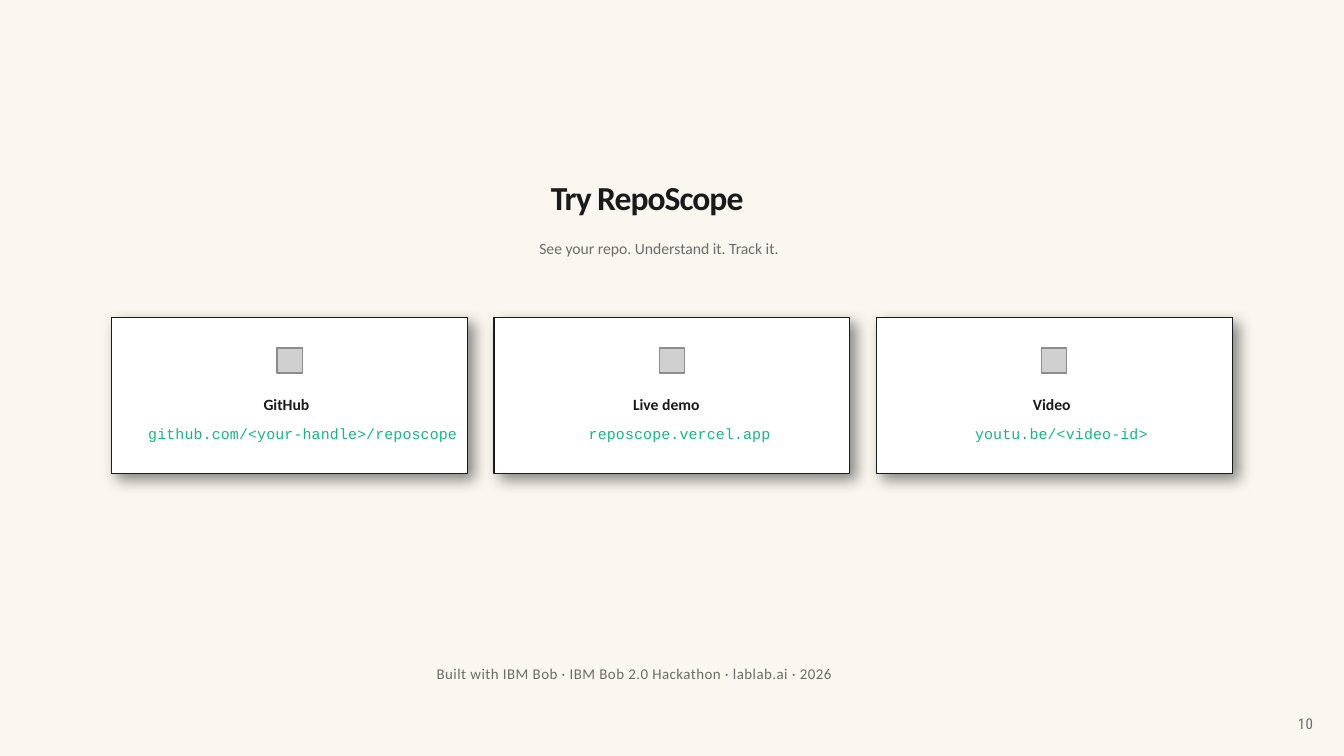
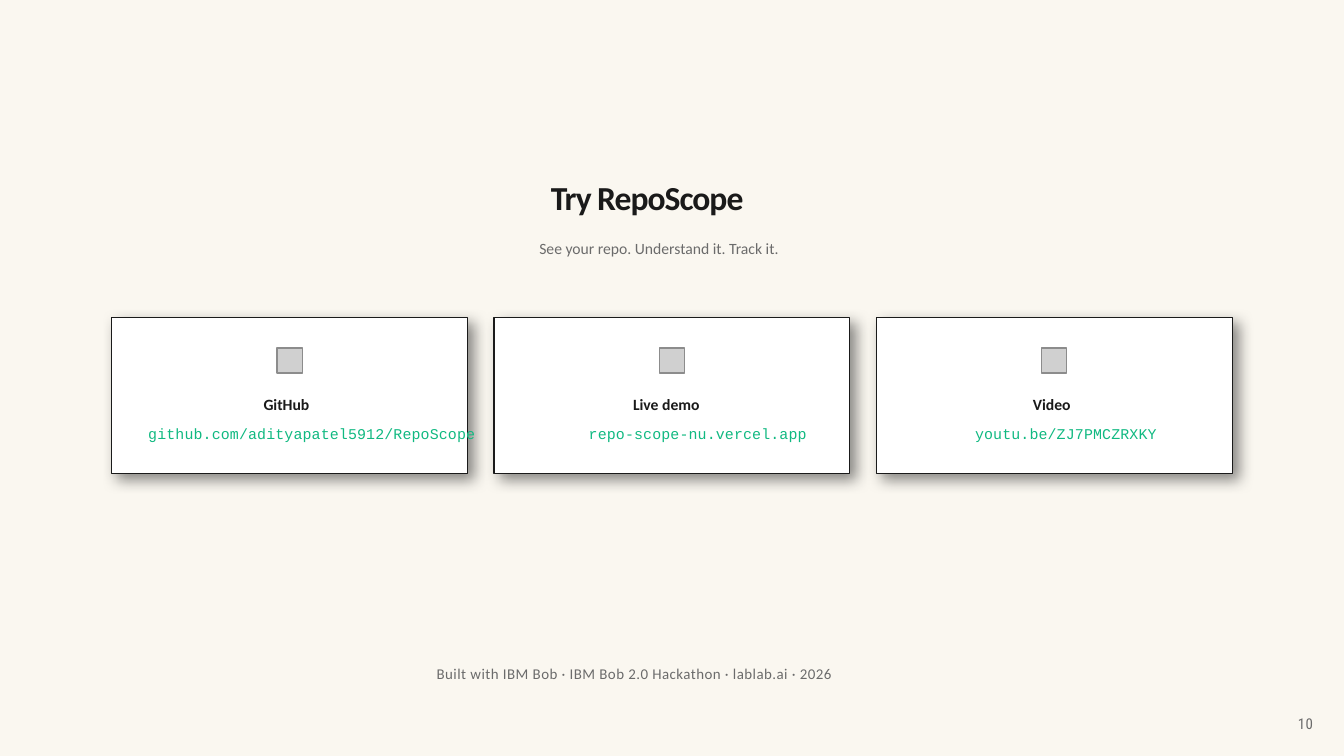
Before and after one commit to adityapatel5912/RepoScope, a slide deck: slide 10 of frontend/public/pitch/pitch-deck.pptx. Drawn at 1344x756 pixels with LibreOffice and Linux fonts; fonts in the diff are those of the drawing; grey boxes stand for pictures. Boxes give left, top, right and bottom in pixels: in the first picture for what was removed or moved away, otherwise in the second. Text is boxed around its words. In the diff, an @@ line names an element or a change of style, - is before the commit and + after.

Commit message:
demo done: setup-aware chat, tracking context in answers, node drawer details, empty-LLM-response fallback, demo screenshots + video, deck live URLs

```diff
--- a/frontend/public/pitch/pitch-deck.pptx
+++ b/frontend/public/pitch/pitch-deck.pptx
@@ text at <box>148,428,475,444</box>: text changed @@
-github.com/<your-handle>/reposcope
+github.com/adityapatel5912/RepoScope
@@ text at <box>589,428,807,442</box>: text changed @@
-reposcope.vercel.app
+repo-scope-nu.vercel.app
@@ text at <box>975,428,1157,442</box>: text changed @@
-youtu.be/<video-id>
+youtu.be/ZJ7PMCZRXKY
```
Also in this commit, not shown: 21 other files.
